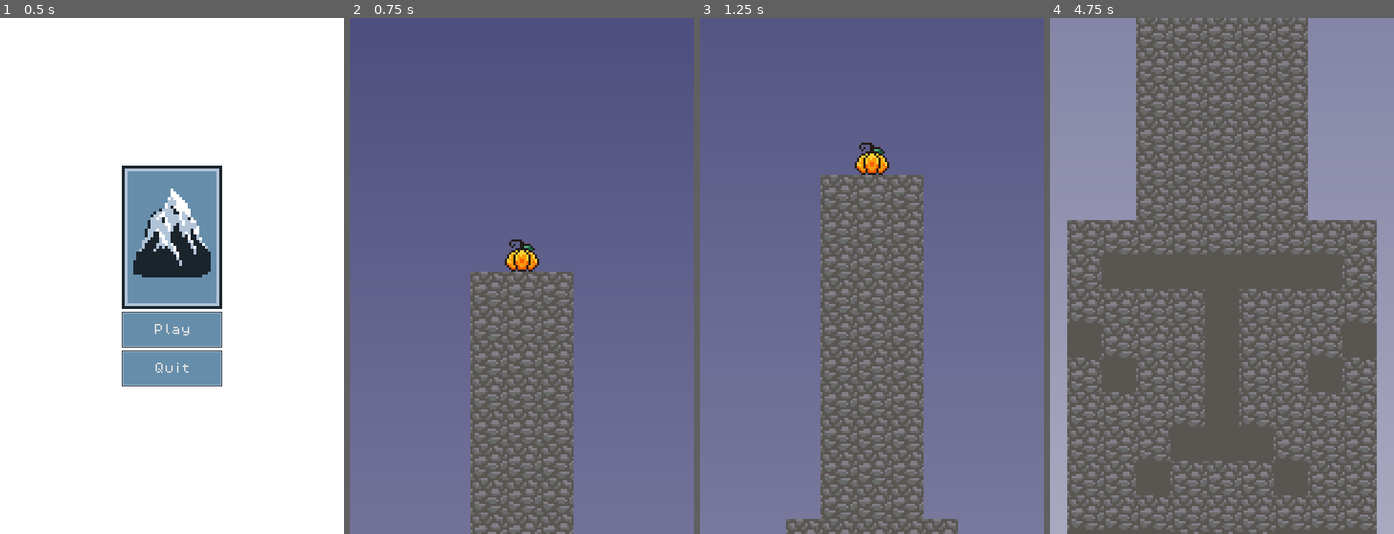
Above: before the commit, frames 1-4 (left to right).
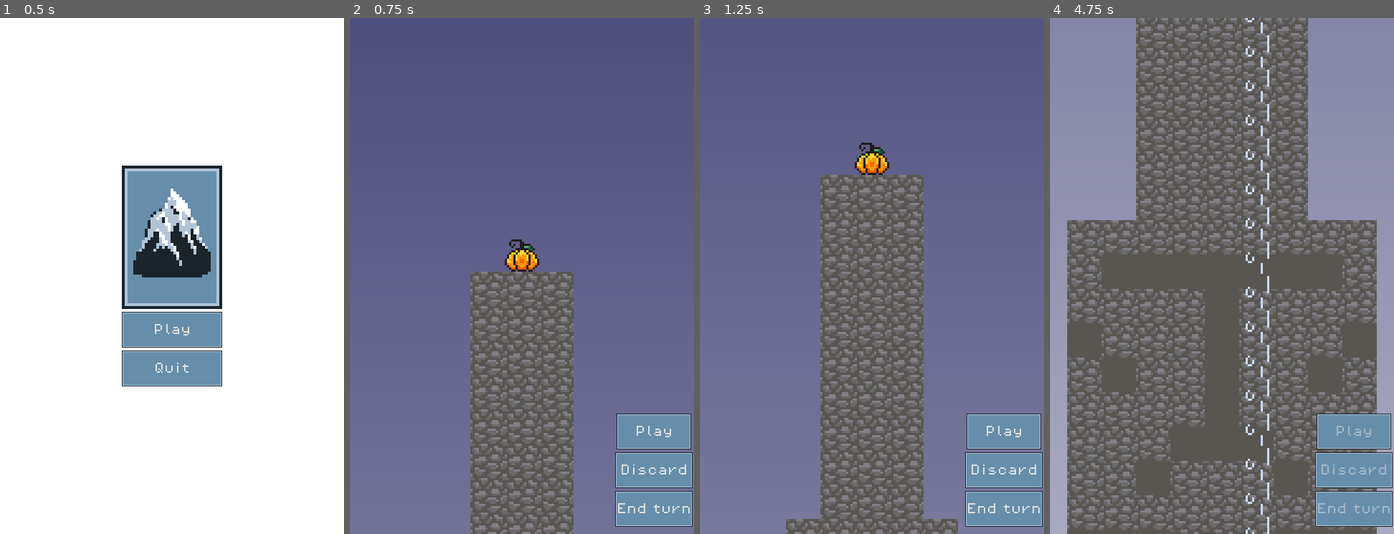
Above: after the commit, the same moments.

Repository: cbouwense/Scale-the-Summit
Game: Godot game, scene res://scenes/main_menu.tscn
Two runs of this game, one before a commit and one after it. Both use one fixed random seed, a clock stepped at 60 frames per second and the inputs below.
Inputs (mouse positions are in pixels of both pictures, inside the frame that each line leads up to):
- Up to frame 1 (0.5 s): no input
- Up to frame 2 (0.75 s): click "Play" at 0.5 s
- Up to frame 3 (1.25 s): no input
- Up to frame 4 (4.75 s): click (1352, 472) at 1.25 s, where only the run after the commit has a clickable "Discard"; click (1352, 508) at 2 s, where only the run after the commit has a clickable "End turn"; move the mouse to (1297, 250) at 2.77 s; click (1297, 250) at 2.92 s; move the mouse to (1153, 301) at 3.52 s; click (1153, 301) at 3.67 s; move the mouse to (1256, 162) at 4.27 s; click (1256, 162) at 4.42 s

Frame 1 is identical in both runs. In frame 2, 4.6% of the frame differs, in the area x 77-100%, y 76-99%; in frame 3, 3.2%; in frame 4, 5.4%, in the area x 56-100%, y 0-100%.

Commit message:
added queueing cards and play button (and a bunch of other things

Diff:
--- a/globals.gd
+++ b/globals.gd
@@ -17,3 +17,6 @@
 
 static var selected_cards = []
 @export var _selected_cards = selected_cards
+
+static var level = 1
+@export var _level = level
--- /dev/null
+++ b/scenes/card.gd
@@ -0,0 +1,44 @@
+class_name Card extends TextureButton
+
+signal make_player_do_something
+
+@export var action: g.CardAction
+@export var is_selected: bool
+@export var order_in_selection: int
+var player: Player
+var discard: Container
+var card_manager: CardManager
+
+func initialize(_player: Player, _discard: Container, _card_manager: CardManager):
+	player = _player
+	discard = _discard
+	card_manager = _card_manager
+
+	connect("make_player_do_something", player.do_something)
+
+	match action:
+		g.CardAction.UP:
+			$Label.text = "^"
+		g.CardAction.DOWN:
+			$Label.text = "v"
+		g.CardAction.LEFT:
+			$Label.text = "<"
+		g.CardAction.RIGHT:
+			$Label.text = ">"
+
+func _process(delta):
+	if order_in_selection > 0:
+		$Order.text = str(order_in_selection)
+	else:
+		$Order.text = ""
+
+func _on_pressed() -> void:
+	if is_selected: # Deselecting
+		var cards_with_higher_order_nums = card_manager.hand.get_children().filter(func(c: Card): return c.order_in_selection > order_in_selection)
+		for card in cards_with_higher_order_nums:
+			card.order_in_selection -= 1
+		order_in_selection = 0
+	else: # Selecting
+		order_in_selection = card_manager.selected_card_count + 1
+
+	is_selected = !is_selected
--- a/scenes/card.tscn
+++ b/scenes/card.tscn
@@ -1,7 +1,7 @@
 [gd_scene load_steps=6 format=3 uid="uid://d0jswppaqqusl"]
 
 [ext_resource type="Texture2D" uid="uid://c2wymlmqukhlk" path="res://assets/sprites/theme.png" id="1_4p7o3"]
-[ext_resource type="Script" path="res://scripts/card.gd" id="1_73i1e"]
+[ext_resource type="Script" path="res://scenes/card.gd" id="1_73i1e"]
 [ext_resource type="Theme" uid="uid://gl5sre36a7ms" path="res://resources/main_theme.tres" id="1_vyg4n"]
 
 [sub_resource type="AtlasTexture" id="AtlasTexture_fqrxb"]
@@ -34,5 +34,18 @@
 horizontal_alignment = 1
 vertical_alignment = 1
 
+[node name="Order" type="Label" parent="."]
+custom_minimum_size = Vector2(6, 10)
+layout_mode = 2
+offset_left = 5.0
+offset_top = 6.0
+offset_right = 66.0
+offset_bottom = 30.0
+grow_horizontal = 2
+grow_vertical = 2
+theme = ExtResource("1_vyg4n")
+horizontal_alignment = 2
+
 [connection signal="button_down" from="." to="." method="_on_button_down"]
 [connection signal="gui_input" from="." to="." method="_on_gui_input"]
+[connection signal="pressed" from="." to="." method="_on_pressed"]
--- a/scenes/game.tscn
+++ b/scenes/game.tscn
@@ -499,17 +499,16 @@
 layout_mode = 2
 
 [node name="PlayCards" type="Button" parent="CardManager/MarginContainer/VBoxContainer/MarginContainer/MainStuff/HBoxContainer"]
-visible = false
 custom_minimum_size = Vector2(75, 50)
 layout_mode = 2
 size_flags_horizontal = 4
 size_flags_vertical = 8
-text = "Play"
+theme = ExtResource("10_01yge")
+text = "   Play   "
 script = ExtResource("6_8jgbr")
 card_manager_path = NodePath("../../../../../..")
 
 [node name="DiscardCards" type="Button" parent="CardManager/MarginContainer/VBoxContainer/MarginContainer/MainStuff/HBoxContainer"]
-visible = false
 custom_minimum_size = Vector2(108, 50)
 layout_mode = 2
 size_flags_horizontal = 4
@@ -520,7 +519,6 @@
 card_manager_path = NodePath("../../../../../..")
 
 [node name="EndTurn" type="Button" parent="CardManager/MarginContainer/VBoxContainer/MarginContainer/MainStuff/HBoxContainer"]
-visible = false
 custom_minimum_size = Vector2(75, 50)
 layout_mode = 2
 size_flags_horizontal = 4
--- a/scripts/card.gd
+++ /dev/null
@@ -1,38 +0,0 @@
-class_name Card extends TextureButton
-
-signal make_player_do_something
-
-@export var action: g.CardAction
-var player: Player
-var discard: Container
-var card_manager: CardManager
-
-func initialize(_player: Player, _discard: Container, _card_manager: CardManager):
-	player = _player
-	discard = _discard
-	card_manager = _card_manager
-
-	connect("make_player_do_something", player.do_something)
-
-	match action:
-		g.CardAction.UP:
-			$Label.text = "^"
-		g.CardAction.DOWN:
-			$Label.text = "v"
-		g.CardAction.LEFT:
-			$Label.text = "<"
-		g.CardAction.RIGHT:
-			$Label.text = ">"
-
-func _on_gui_input(event: InputEvent) -> void:
-	if event is InputEventMouseButton and event.pressed:
-		if event.button_index == MOUSE_BUTTON_LEFT:
-			make_player_do_something.emit(action)
-			reparent(discard)
-		elif event.button_index == MOUSE_BUTTON_RIGHT:
-			if button_pressed and g.selected_cards.has(self):
-				button_pressed = false
-				g.selected_cards.erase(self)
-			else:
-				button_pressed = true
-				g.selected_cards.push_back(self)
--- a/scripts/card_manager.gd
+++ b/scripts/card_manager.gd
@@ -30,9 +30,15 @@
 @export var wind_path: NodePath
 @onready var wind: Wind = get_node(wind_path)
 
+@export var selected_card_count: int = 0
+
 @onready var card_scene = preload("res://scenes/card.tscn")
 
 const avalanche_x_positions = [-24, -8, 8, 24, 42]
+
+func _process(delta):
+	var selected_cards = hand.get_children().filter(func(c: Card): return c.is_selected)
+	selected_card_count = selected_cards.size()
 
 # Called when the node enters the scene tree for the first time.
 func start_game() -> void:
@@ -52,8 +58,10 @@
 		deck.move_child(cards_in_deck[i],i)
 
 func draw_card(index = null):
+	print("draw_card", index)
 	if deck.get_child_count() > 0: # If the deck has cards available
-		var top_card = deck.get_child(0) # then move the next card from the deck to the hand
+		var top_card: Card = deck.get_child(0) # then move the next card from the deck to the hand
+		top_card.order_in_selection = 0
 		top_card.button_pressed = false
 		top_card.reparent(hand)
 		if index:
@@ -70,55 +78,55 @@
 		# At this point we now have cards in the deck, so call draw_card recursively to continue
 		draw_card()
 
-func play_card(card: Card):
-	#for card in g.selected_cards:
-	#card.set_pressed(false)
-	#g.selected_cards.clear()
-	card.make_player_do_something.emit(card.action)
-	reparent(discard) # Move from hand to the Discard
-	await get_tree().create_timer(.2).timeout # Sleep
+func play_cards():
+	play_cards_button.set_disabled(true)
+	var selected_cards = hand.get_children().filter(func(c: Card): return c.is_selected)
+	selected_cards.sort_custom(func(a: Card, b: Card): return a.order_in_selection < b.order_in_selection)
+	for card in selected_cards:
+		card.is_selected = false
+		card.make_player_do_something.emit(card.action)
+		card.reparent(discard) # Move from hand to the Discard
+		await get_tree().create_timer(.2).timeout # Sleep
+	play_cards_button.set_disabled(false)
 
 func discard_cards() -> void:
 	discard_button.set_disabled(true)
-	var selected_len = g.selected_cards.size()
-	for card in g.selected_cards:
+	var selected_cards = hand.get_children().filter(func(c: Card): return c.is_selected)
+	for card in selected_cards:
 		# Move from hand to the Discard
-
-		#var card_index = card.get_index()
+		card.is_selected = false
+		card.order_in_selection = 0
 		card.reparent(discard)
 		draw_card()
-		card.set_pressed(false)
 
 		# Sleep
 		await get_tree().create_timer(.2).timeout
-
-	g.selected_cards.clear()
 
 func end_turn() -> void:
 	# Disable the action buttons while things are happening
 	play_cards_button.set_disabled(true)
 	discard_button.set_disabled(true)
 	end_turn_button.set_disabled(true)
-	g.selected_cards.clear()
 
 	# Discard all cards from hand
 	for card in hand.get_children():
-		#card.reparent(discard)
-		card.set_pressed(false)
-
-		## Sleep
-		#await get_tree().create_timer(.2).timeout
-
-	# Sleep a little for some suspense
-	# TODO: maybe flash a "hazard turn"
-	await get_tree().create_timer(.5).timeout
+		card.is_selected = false
+		card.order_in_selection = 0
 
 	# Dump the avalanche
-	avalanche.dump()
+	await avalanche.dump()
 	await get_tree().create_timer(.5).timeout # Sleep
 
 	# Move avalanche to a random spot
-	var x_diff = randi_range(-3, 3)
+	var x_diff
+	if g.level == 1:
+		x_diff = randi_range(-3, 3)
+	elif g.level == 2:
+		x_diff = randi_range(-3, 3)
+	elif g.level == 3:
+		x_diff = randi_range(-1, 1)
+	elif g.level == 4:
+		x_diff = randi_range(-1, 1)
 	avalanche.position.x = (16 * x_diff) + 8
 	await get_tree().create_timer(.5).timeout # Sleep
 
@@ -127,7 +135,15 @@
 	await get_tree().create_timer(.5).timeout # Sleep
 
 	# Move wind to a random spot
-	var y_diff = randi_range(0, 3)
+	var y_diff
+	if g.level == 1:
+		y_diff = randi_range(-3, 3)
+	elif g.level == 2:
+		y_diff = randi_range(0, 2)
+	elif g.level == 3:
+		y_diff = randi_range(-1, 1)
+	elif g.level == 4:
+		y_diff = randi_range(0, 1)
 	wind.position.y = player.position.y - (16 * y_diff) - 8
 	await get_tree().create_timer(1).timeout # Sleep
 
--- a/scripts/discard_cards.gd
+++ b/scripts/discard_cards.gd
@@ -4,6 +4,4 @@
 @onready var card_manager: CardManager = get_node(card_manager_path)
 
 func _on_button_up() -> void:
-	if g.selected_cards.is_empty():
-		return
 	card_manager.discard_cards()
--- a/scripts/game.gd
+++ b/scripts/game.gd
@@ -27,8 +27,7 @@
 		get_tree().change_scene_to_file("res://scenes/main_menu.tscn")
 
 func _process(delta):
-	if is_intro_running and intro_path_follow:
-		print(intro_path_follow.progress_ratio)
+	if intro_path_follow and is_intro_running:
 		if intro_path_follow.progress_ratio < 0.99:
 			intro_path_follow.progress_ratio += 0.15 * delta
 		else:
--- a/scripts/player.gd
+++ b/scripts/player.gd
@@ -8,6 +8,18 @@
 
 func _ready():
 	position = g.player_starting_position
+
+func _process(delta):
+	if position.y > -80:
+		g.level = 1
+	elif position.y > -240:
+		g.level = 2
+	elif position.y > -416:
+		g.level = 3
+	elif position.y > 576:
+		g.level = 4
+	else:
+		print("win")
 
 func do_something(action: g.CardAction):
 	match action:
@@ -24,6 +36,8 @@
 			if !ray_cast_2d_right.is_colliding():
 				position.x += 16
 
+
+
 	# Did we reach the top?
 	if position.y <= -592:
 		print("win")
